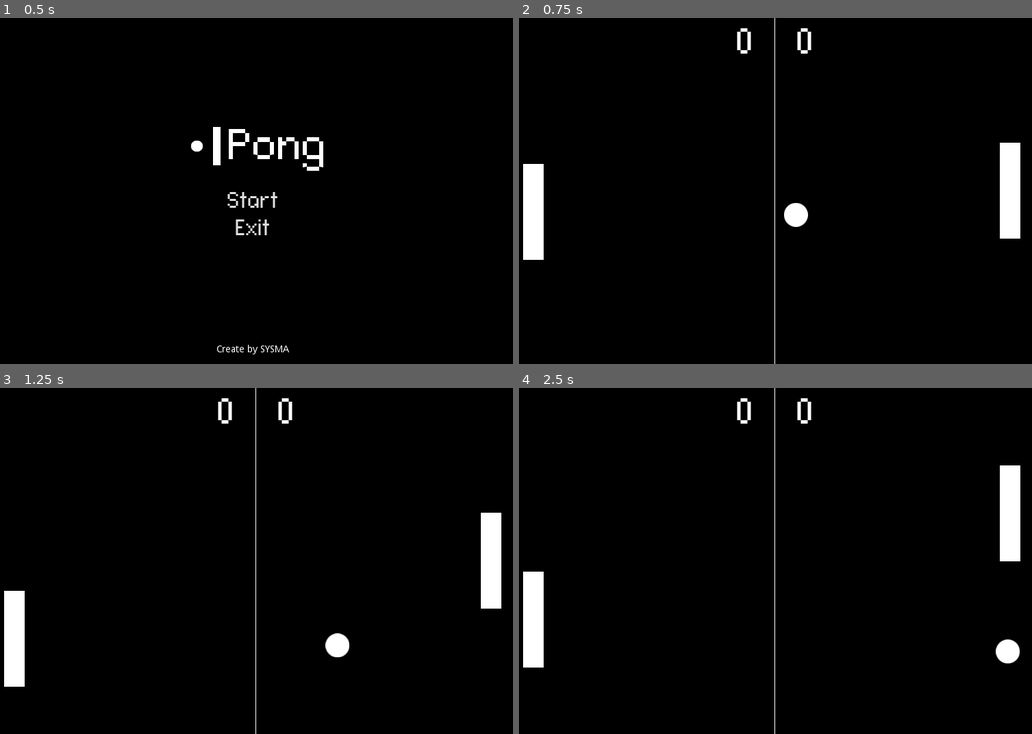
Above: before the commit, frames 1-4 (two rows, left to right).
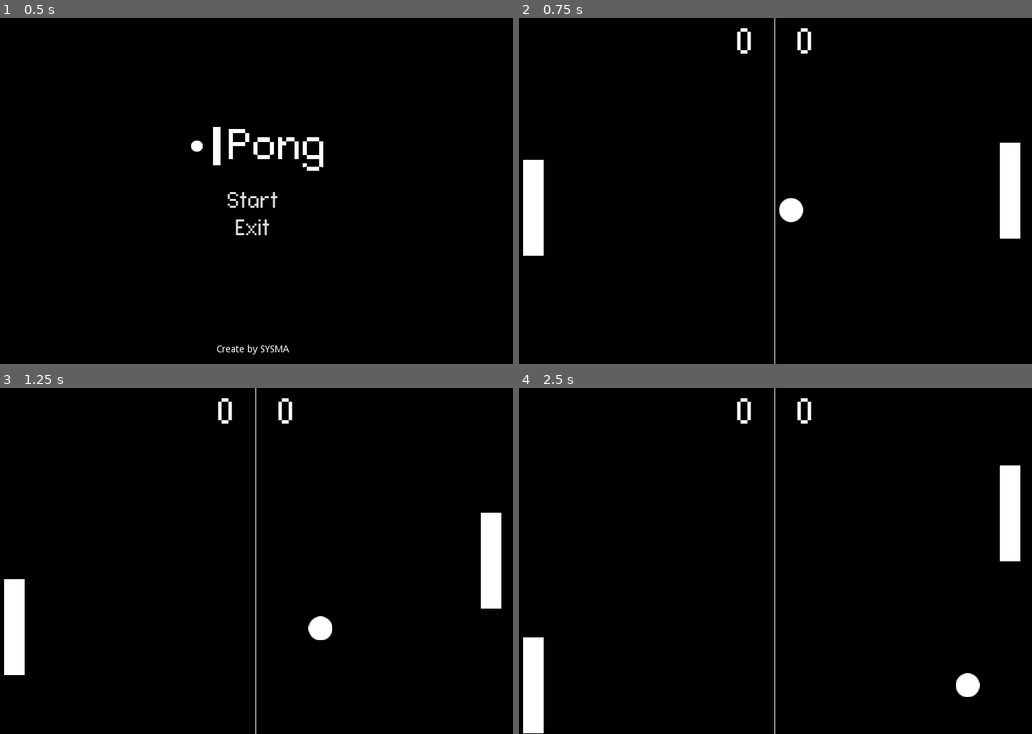
Above: after the commit, the same moments.

Repository: sysma1997/Pong
Game: Godot game, scene res://App.tscn
The game is run twice, just before and just after one commit, with the same random seed, the same clock (stepped at 60 frames per second) and the same inputs.
Inputs:
- Up to frame 1 (0.5 s): no input
- Up to frame 2 (0.75 s): click "Start" at 0.5 s
- Up to frame 3 (1.25 s): no input
- Up to frame 4 (2.5 s): hold Up (ui_up) 1.28-2.03 s; hold Down (ui_down) from 2.03 s (still down)

Frame 1 is identical in both runs. In frame 2, 0.3% of the frame differs, in the area x 0-57%, y 40-70%; in frame 3, 0.8%; in frame 4, 2.1%, in the area x 0-98%, y 53-100%.

Commit message:
Add maths to project

Diff:
--- a/Ball/Ball.gd
+++ b/Ball/Ball.gd
@@ -2,7 +2,7 @@
 
 signal updatePos(y)
 
-export var speed = 15000
+export var speed: int = 0
 
 enum {
 	LEFT,
@@ -12,30 +12,26 @@
 }
 
 var direction: Vector2
+var last_direction: Vector2
 var random = RandomNumberGenerator.new()
-
-var touch: int = 1
 
 func _ready():
 	start()
 
 func _physics_process(delta):
-	direction = (direction.normalized() * speed) * delta
-	direction = move_and_slide(direction)
-	emit_signal("updatePos", direction.y)
+	direction = direction.normalized() * (200 + speed) * delta
+	var collision = move_and_collide(direction)
+	emit_signal("updatePos", position.y)
 
-func _on_Game_touchUp():
-	direction.y *= -1
-func _on_Game_touchDown():
-	direction.y *= -1
+	if collision:
+		var reflect = collision.remainder.bounce(collision.normal)
+		direction = direction.bounce(collision.normal)
 
-func _on_Player_racketTouch():
-	direction.x *= -1
+		var angle = last_direction.normalized().dot(direction.normalized())
+		print(angle) # if angle > 0.90 or angle < -0.90
 
-	touch()
-func _on_Opponent_racketTouch():
-	direction.x *= -1
-	touch()
+		last_direction = direction
+		move_and_collide(reflect)
 
 func _on_Game_outTable():
 	start()
@@ -44,7 +40,7 @@
 	start()
 
 func start():
-	speed = 15000
+	speed = 0
 	position = Vector2(380, 252)
 	direction = Vector2(0, 0)
 	random.randomize()
@@ -60,10 +56,6 @@
 		direction.y -= 1
 	else:
 		direction.y += 1
-func touch():
-	touch += 1
-	if touch > 2:
-		moreSpeed()
-func moreSpeed():
-	speed += 5000
-	touch = 1
+
+func _on_Timer_timeout():
+	speed += 15
--- a/Ball/Ball.tscn
+++ b/Ball/Ball.tscn
@@ -18,3 +18,8 @@
 
 [node name="CollisionShape2D" type="CollisionShape2D" parent="."]
 shape = SubResource( 1 )
+
+[node name="Timer" type="Timer" parent="."]
+autostart = true
+
+[connection signal="timeout" from="Timer" to="." method="_on_Timer_timeout"]
--- a/Game.gd
+++ b/Game.gd
@@ -8,6 +8,7 @@
 signal pointOpponent
 
 func _on_Up_body_entered(body):
+	print(body.name)
 	emit_signal("touchUp")
 func _on_Down_body_entered(body):
 	emit_signal("touchDown")
--- a/Game.tscn
+++ b/Game.tscn
@@ -6,11 +6,14 @@
 [ext_resource path="res://Interfaces/Interface.tscn" type="PackedScene" id=4]
 [ext_resource path="res://Player/Player.tscn" type="PackedScene" id=5]
 
-[sub_resource type="RectangleShape2D" id=3]
-extents = Vector2( 380, 12 )
-
 [sub_resource type="RectangleShape2D" id=4]
 extents = Vector2( 380, 252 )
+
+[sub_resource type="RectangleShape2D" id=5]
+extents = Vector2( 380, 13 )
+
+[sub_resource type="RectangleShape2D" id=6]
+extents = Vector2( 380, 20 )
 
 [node name="Game" type="Node2D"]
 script = ExtResource( 1 )
@@ -32,26 +35,6 @@
 
 [node name="Ball" parent="." instance=ExtResource( 3 )]
 
-[node name="Up" type="Area2D" parent="."]
-position = Vector2( 380, -24 )
-__meta__ = {
-"_edit_group_": true
-}
-
-[node name="CollisionShape2D" type="CollisionShape2D" parent="Up"]
-position = Vector2( 0, 11 )
-shape = SubResource( 3 )
-
-[node name="Down" type="Area2D" parent="."]
-position = Vector2( 380, 505 )
-__meta__ = {
-"_edit_group_": true
-}
-
-[node name="CollisionShape2D" type="CollisionShape2D" parent="Down"]
-position = Vector2( 0, 11 )
-shape = SubResource( 3 )
-
 [node name="Table" type="Area2D" parent="."]
 position = Vector2( 390, 252 )
 __meta__ = {
@@ -66,16 +49,32 @@
 margin_right = 760.0
 margin_bottom = 505.0
 
+[node name="Up" type="StaticBody2D" parent="."]
+position = Vector2( 384, -16 )
+__meta__ = {
+"_edit_group_": true
+}
+
+[node name="CollisionShape2D" type="CollisionShape2D" parent="Up"]
+position = Vector2( -4, 3 )
+shape = SubResource( 5 )
+
+[node name="StaticBody2D" type="StaticBody2D" parent="."]
+position = Vector2( 384, 528 )
+__meta__ = {
+"_edit_group_": true
+}
+
+[node name="CollisionShape2D" type="CollisionShape2D" parent="StaticBody2D"]
+position = Vector2( -4, -4 )
+shape = SubResource( 6 )
+
 [connection signal="outTable" from="." to="Ball" method="_on_Game_outTable"]
 [connection signal="pointOpponent" from="." to="Interface" method="_on_Game_pointOpponent"]
 [connection signal="pointPlayer" from="." to="Interface" method="_on_Game_pointPlayer"]
 [connection signal="touchDown" from="." to="Ball" method="_on_Game_touchDown"]
 [connection signal="touchUp" from="." to="Ball" method="_on_Game_touchUp"]
-[connection signal="racketTouch" from="Player" to="Ball" method="_on_Player_racketTouch"]
-[connection signal="racketTouch" from="Opponent" to="Ball" method="_on_Opponent_racketTouch"]
 [connection signal="updatePos" from="Ball" to="Opponent" method="_on_Ball_updatePos"]
-[connection signal="body_entered" from="Up" to="." method="_on_Up_body_entered"]
-[connection signal="body_entered" from="Down" to="." method="_on_Down_body_entered"]
 [connection signal="body_exited" from="Table" to="." method="_on_Table_body_exited"]
 [connection signal="exit" from="Interface" to="." method="_on_Interface_exit"]
 [connection signal="pause" from="Interface" to="." method="_on_Interface_pause"]
--- a/Opponent/Opponent.gd
+++ b/Opponent/Opponent.gd
@@ -1,28 +1,23 @@
 extends KinematicBody2D
 
-signal racketTouch
-
-export var speed = 10000
-var screen_size
-var limit_up
-var limit_down
+export var speed: int = 10000
 
 var velocity: Vector2 = Vector2(0, 0)
 
-func _ready():
-	screen_size = get_viewport().size
-	var size = $Sprite.texture.get_size().y / 2
-	limit_up = size
-	limit_down = screen_size.y - size
-
 func _physics_process(delta):
 	velocity = (velocity.normalized() * speed) * delta
+	velocity.x = 0
+
+	if position.x < 32:
+		velocity.x += 1
 
 	velocity = move_and_slide(velocity)
-	position.y = clamp(position.y, limit_up, limit_down)
-
-func _on_Area2D_body_entered(body):
-	emit_signal("racketTouch")
 
 func _on_Ball_updatePos(y):
-	velocity.y = y
+	var result = position.y - y
+	if result > 0:
+		velocity.y = -1
+	else:
+		velocity.y = 1
+
+	speed += result / 2
--- a/Opponent/Opponent.tscn
+++ b/Opponent/Opponent.tscn
@@ -18,11 +18,3 @@
 
 [node name="CollisionShape2D" type="CollisionShape2D" parent="."]
 shape = SubResource( 1 )
-disabled = true
-
-[node name="Area2D" type="Area2D" parent="."]
-
-[node name="CollisionShape2D" type="CollisionShape2D" parent="Area2D"]
-shape = SubResource( 1 )
-
-[connection signal="body_entered" from="Area2D" to="." method="_on_Area2D_body_entered"]
--- a/Player/Player.gd
+++ b/Player/Player.gd
@@ -1,6 +1,4 @@
 extends KinematicBody2D
-
-signal racketTouch
 
 export var speed = 15000
 var screen_size
@@ -15,12 +13,12 @@
 
 func _physics_process(delta):
 	var velocity = get_input(delta)
+	velocity.x = 0
+
+	if position.x > 728:
+		velocity.x -= 1
 
 	velocity = move_and_slide(velocity)
-	position.y = clamp(position.y, limit_up, limit_down)
-
-func _on_Area2D_body_entered(body):
-	emit_signal("racketTouch")
 
 func get_input(delta):
 	var velocity = Vector2()
@@ -28,6 +26,7 @@
 		velocity.y -= 1
 	if Input.is_action_pressed("ui_down"):
 		velocity.y += 1
+
 	velocity = (velocity.normalized() * speed) * delta
 
 	return velocity
--- a/Player/Player.tscn
+++ b/Player/Player.tscn
@@ -18,11 +18,3 @@
 
 [node name="CollisionShape2D" type="CollisionShape2D" parent="."]
 shape = SubResource( 1 )
-disabled = true
-
-[node name="Area2D" type="Area2D" parent="."]
-
-[node name="CollisionShape2D" type="CollisionShape2D" parent="Area2D"]
-shape = SubResource( 1 )
-
-[connection signal="body_entered" from="Area2D" to="." method="_on_Area2D_body_entered"]
Not shown: 1 places in Game.tscn that only renumber resources
